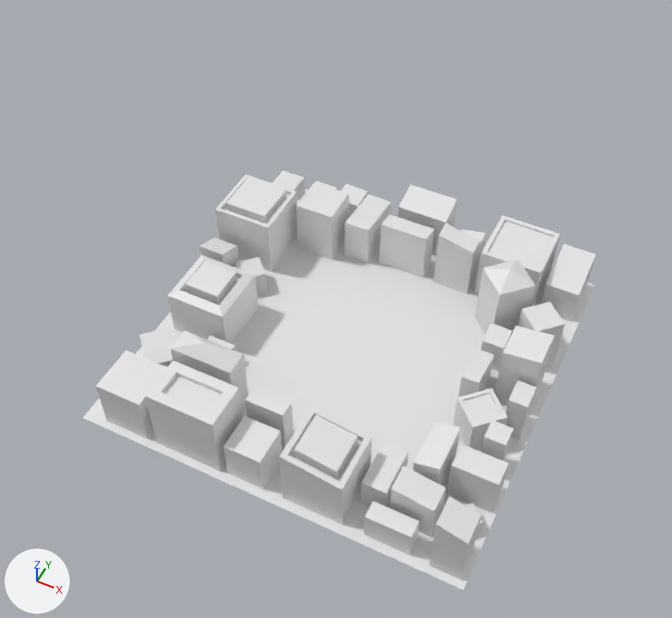
Renders of the FBX model Content/Levels/Test_Maps/City_Generator_Test/Truchet_Motif_Meshes/Buildings.fbx from each side of a commit.
One viewpoint serves both versions: a camera (50 mm lens) standing at (130.0, -282.0, 377.0) and looking at (-9.0, -4.0, 30.0). Arrows for +X, +Y and +Z are at lower left; the lights stay in place. Where no turn or scale is listed for an object, it has been applied to the vertices.

In view in the first picture: 'Lower Ground Buildings'.
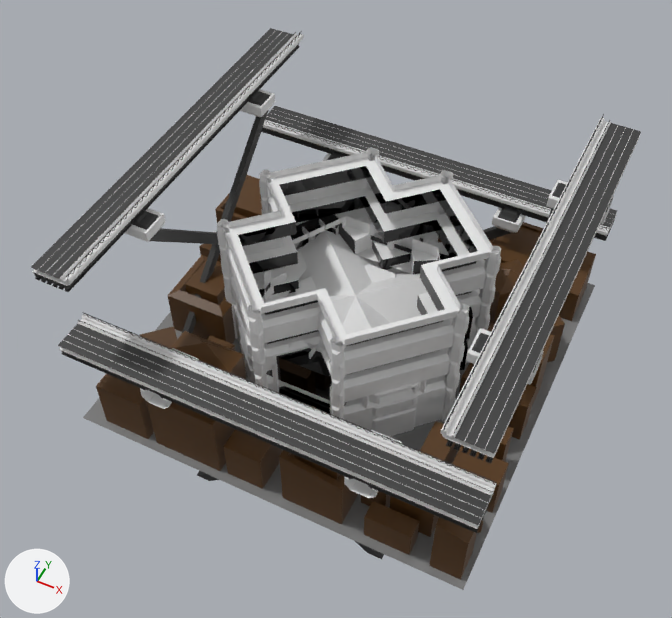
What changed in the scene script:
```text
Add mat_building_mat:
    mat_building_mat = principled_material('Building Mat')
    mat_building_mat.base_color = (0.0966, 0.0392, 0.00574)  # brown #583811
Change me_plane_001:
    where me_plane_001.from_pydata(...)  # 390 vertices, 275 faces; spans x -100.0..100.0, y -100.0..100.0, z 0.0..43.0
    me_plane_001 part 1: 274 of the faces centred in x -99.0..98.0, y -96.0..99.0, z 0.0..40.0 switch from no material to mat_building_mat (brown #583811)
    me_plane_001 part 2: the 1 face centred in x 0.0, y 0.0, z 0.0 switches from no material to mat_ground (grey #7f7f7f)
    add me_plane_001.materials.append(mat_ground)  # grey #7f7f7f
Add ob_building_2_level:
    ob_building_2_level = bpy.data.objects.new('Building 2 Level', me_cube_003)  # 474 vertices, 456 faces; spans x -57.4..57.4, y -54.3..45.1, z -0.1..48.2; in mat_body_colour (white #e7e7e7), mat_glass (black #000000), mat_emissive (white #e7e7e7)
    ob_building_2_level.location = (0.0, 0.0, 0.0)
Add ob_building_3_roof:
    ob_building_3_roof = bpy.data.objects.new('Building 3 Roof', me_cube_012)  # 189 vertices, 160 faces; spans x -62.0..62.0, y -62.0..62.0, z 0.0..40.0; in mat_body_colour (white #e7e7e7), mat_glass (black #000000), mat_emissive (white #e7e7e7)
    ob_building_3_roof.location = (0.0, 0.0, 0.0)
Add ob_building_1_level:
    ob_building_1_level = bpy.data.objects.new('Building 1 Level', me_cube_002)  # 992 vertices, 1008 faces; spans x -48.0..48.0, y -48.0..48.0, z 0.0..40.0; in mat_body_colour (white #e7e7e7), mat_glass (black #000000), mat_emissive (white #e7e7e7)
    ob_building_1_level.location = (0.0, 0.0, 0.0)
Add ob_building_4_roof:
    ob_building_4_roof = bpy.data.objects.new('Building 4 Roof', me_cube_018)  # 241 vertices, 224 faces; spans x -56.0..56.0, y -56.0..56.0, z 0.0..20.0; in mat_body_colour (white #e7e7e7), mat_emissive (white #e7e7e7)
    ob_building_4_roof.location = (0.0, 0.0, 0.0)
Add ob_building_1_roof:
    ob_building_1_roof = bpy.data.objects.new('Building 1 Roof', me_cube_001)  # 198 vertices, 212 faces; spans x -48.0..48.0, y -48.0..48.0, z 0.0..30.0; in mat_body_colour (white #e7e7e7), mat_emissive (white #e7e7e7)
    ob_building_1_roof.location = (0.0, 0.0, 0.0)
Add ob_motif_a_supports:
    ob_motif_a_supports = bpy.data.objects.new('Motif A Supports', me_plane_002)  # 10860 vertices, 9580 faces; spans x -100.0..100.0, y -100.0..100.0, z -50.0..109.0; in mat_metal (black #313131), mat_concrete (white #e7e7e7), mat_road_colour (black #3c3c3c)
    ob_motif_a_supports.location = (0.0, 0.0, 0.0)
Add ob_building_2_roof:
    ob_building_2_roof = bpy.data.objects.new('Building 2 Roof', me_cube_007)  # 289 vertices, 291 faces; spans x -57.4..57.4, y -54.3..45.1, z -0.1..29.9; in mat_body_colour (white #e7e7e7), mat_glass (black #000000), mat_emissive (white #e7e7e7)
    ob_building_2_roof.location = (0.0, 0.0, 0.0)
Add ob_building_4_level:
    ob_building_4_level = bpy.data.objects.new('Building 4 Level', me_cube_005)  # 916 vertices, 848 faces; spans x -56.0..56.0, y -56.0..56.0, z 0.0..40.0; in mat_body_colour (white #e7e7e7), mat_glass (black #000000), mat_emissive (white #e7e7e7)
    ob_building_4_level.location = (0.0, 0.0, 0.0)
Add ob_building_3_level:
    ob_building_3_level = bpy.data.objects.new('Building 3 level', me_cube_004)  # 984 vertices, 948 faces; spans x -63.0..63.0, y -63.0..63.0, z 0.0..80.0; in mat_body_colour (white #e7e7e7), mat_glass (black #000000), mat_emissive (white #e7e7e7)
    ob_building_3_level.location = (0.0, 0.0, 0.0)
```

Location of each change, [x1, y1, x2, y2] in pixels of the pictures (672 x 618 px):
'Motif A Supports', added
    after: [31, 28, 641, 559]
'Building 3 level', added
    after: [217, 147, 501, 427]
'Building 3 Roof', added
    after: [233, 230, 472, 431]
'Building 2 Level', added
    after: [264, 214, 473, 413]
'Building 1 Level', added
    after: [237, 226, 421, 433]
'Building 2 Roof', added
    after: [279, 260, 468, 414]
'Building 4 Level', added
    after: [237, 216, 474, 416]
'Building 1 Roof', added
    after: [241, 346, 416, 437]
part 1 of me_plane_001, recoloured (white to brown)
    before: [96, 171, 596, 580]
    after: [96, 175, 596, 580]
part 2 of me_plane_001, recoloured (white to grey)
    before: [83, 189, 595, 590]
    after: [83, 283, 595, 590]
